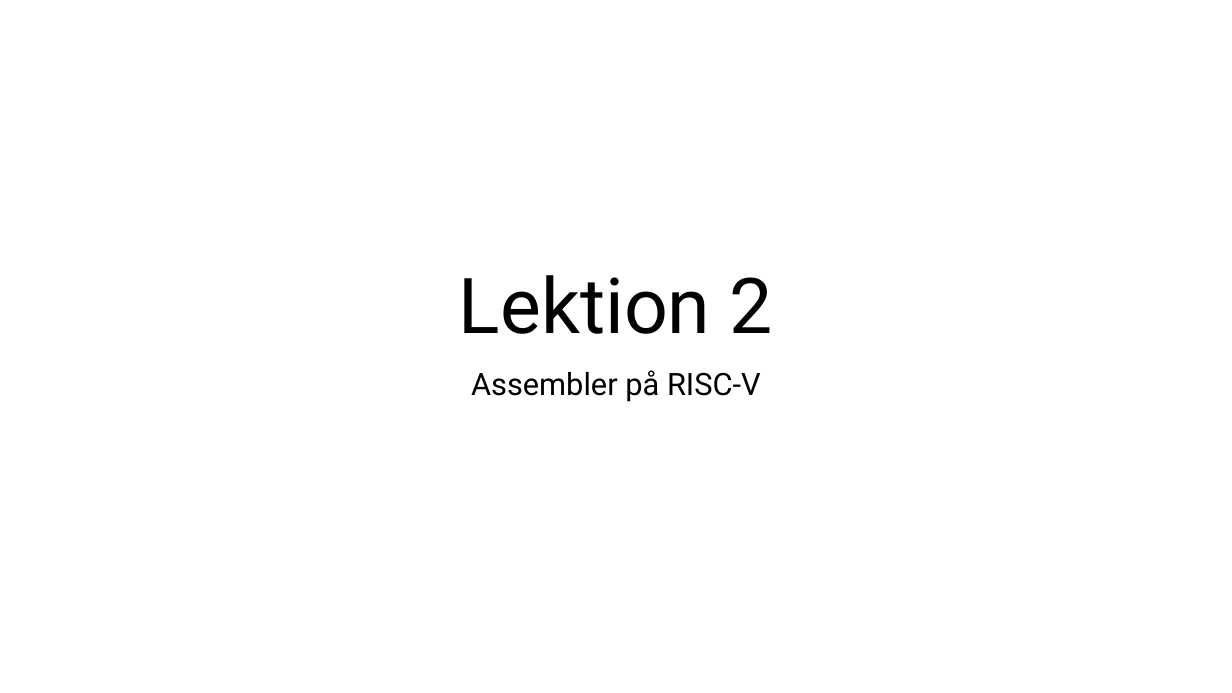
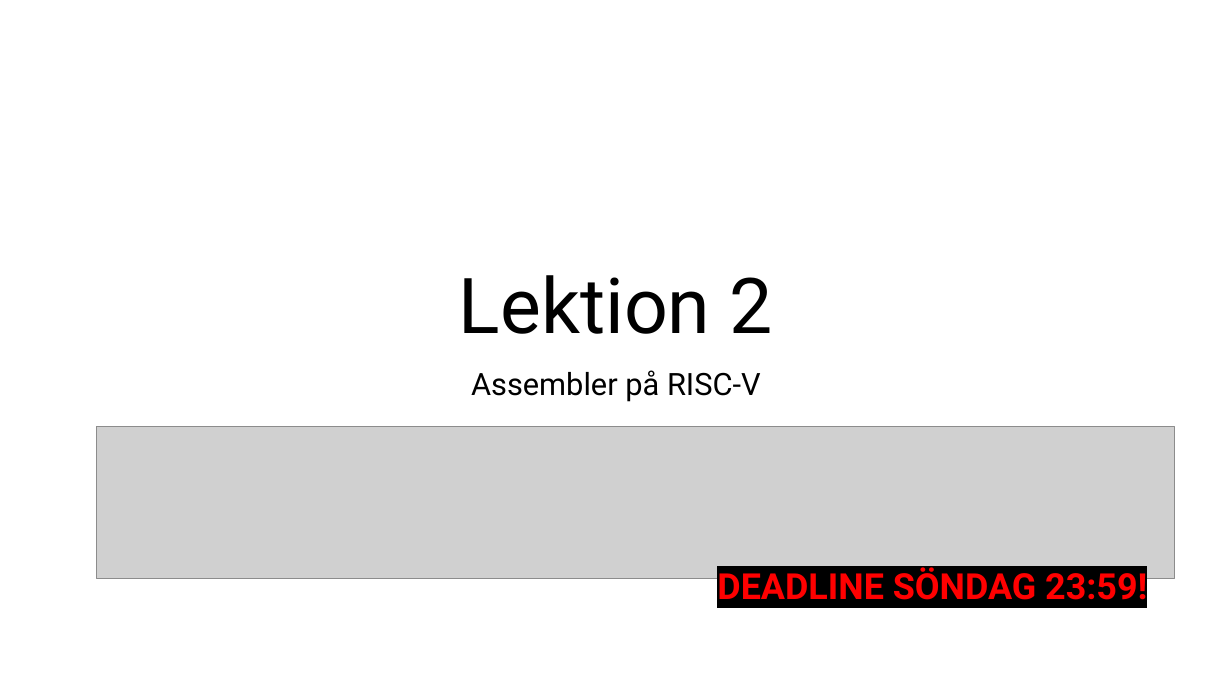
Before and after one commit to elias-at-chalmers/mop-lecture_notes-mirror, a slide deck: slide 1 of slides/lecture02-assembly1.pptx. Drawn at 1232x693 pixels with LibreOffice and Linux fonts; fonts in the diff are those of the drawing; grey boxes stand for pictures. Boxes give left, top, right and bottom in pixels: in the first picture for what was removed or moved away, otherwise in the second. Text is boxed around its words. In the diff, an @@ line names an element or a change of style, - is before the commit and + after.

Commit message:
Reminder about groups

```diff
--- a/slides/lecture02-assembly1.pptx
+++ b/slides/lecture02-assembly1.pptx
@@ picture added at (x1=96, y1=427, x2=1175, y2=579) @@
@@ text added at (x1=717, y1=567, x2=1147, y2=600), 28 pt, text #FF0000, bold @@
+DEADLINE SÖNDAG 23:59!
```
